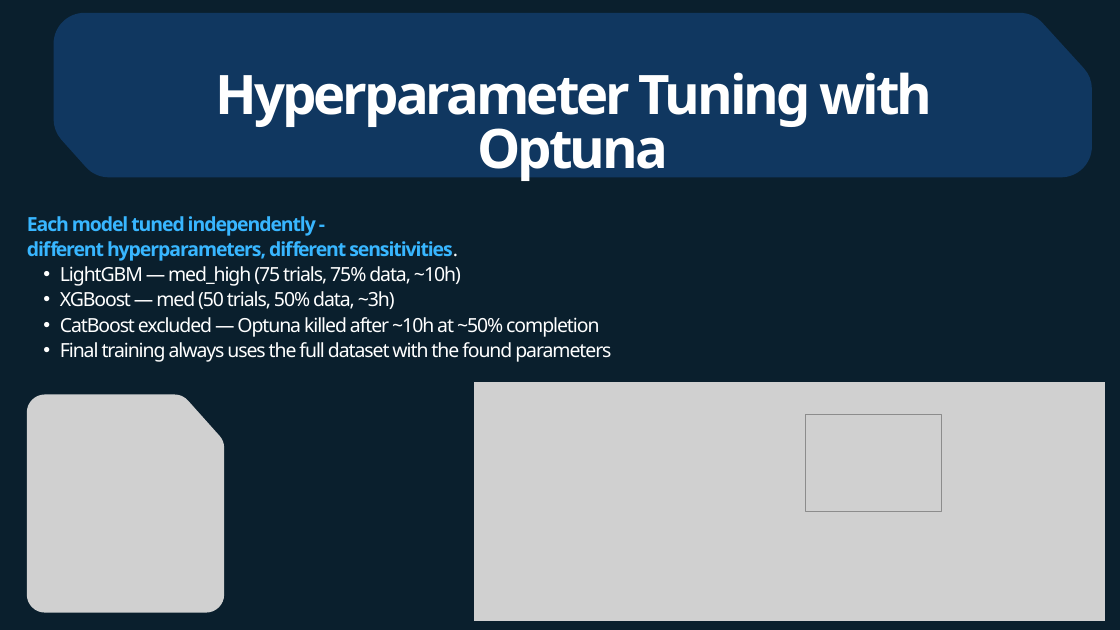
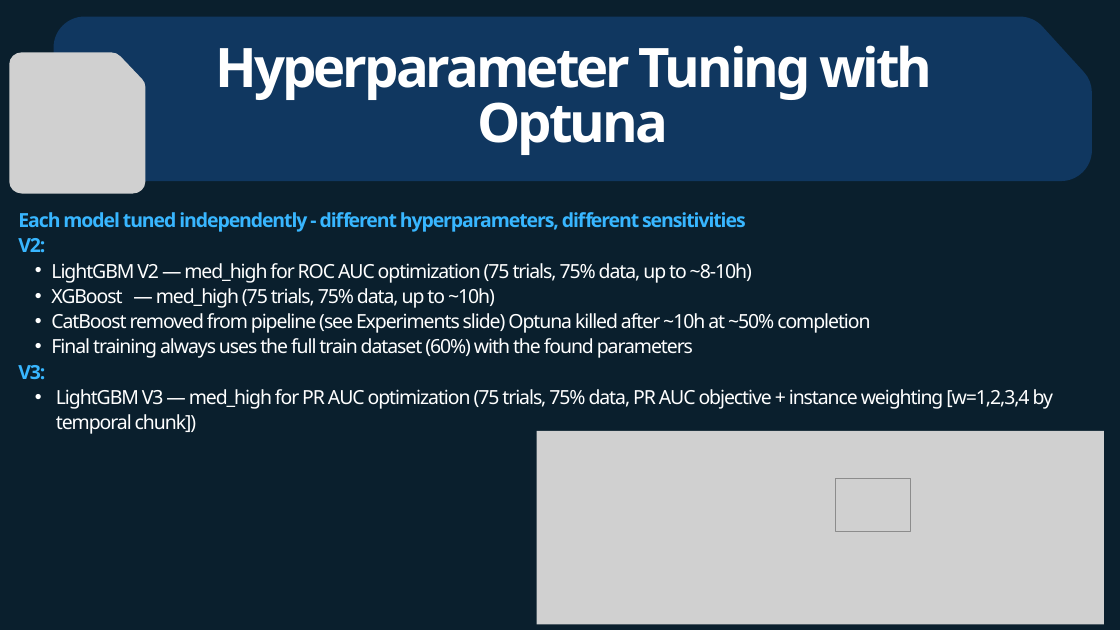
Before and after one commit to irishask/ML_Fraud_detection, a slide deck: slide 10 of IrenaSK- Fraud Detection -Final Project.pptx. Drawn at 1120x630 pixels with LibreOffice and Linux fonts; fonts in the diff are those of the drawing; grey boxes stand for pictures. Boxes give left, top, right and bottom in pixels: in the first picture for what was removed or moved away, otherwise in the second. Text is boxed around its words. In the diff, an @@ line names an element or a change of style, - is before the commit and + after.

```diff
--- a/IrenaSK- Fraud Detection -Final Project.pptx
+++ b/IrenaSK- Fraud Detection -Final Project.pptx
@@ freeform shape: place and size @@
-freeform shape at (54, 13, 1092, 178)
+freeform shape at (54, 17, 1092, 181)
@@ picture: place and size @@
-picture at (27, 394, 224, 613)
+picture at (10, 52, 146, 193)
@@ text "Hyperparameter Tuning with Optuna": place and size @@
-text "Hyperparameter Tuning with Optuna" at (216, 72, 933, 182)
+text "Hyperparameter Tuning with Optuna" at (216, 45, 933, 155)
@@ text at (18, 212, 1053, 434): text changed @@
-Each model tuned independently -
-different hyperparameters, different sensitivities.
-  • LightGBM — med_high (75 trials, 75% data, ~10h)
-  • XGBoost — med (50 trials, 50% data, ~3h)
-  • CatBoost excluded — Optuna killed after ~10h at ~50% completion
-  • Final training always uses the full dataset with the found parameters
+Each model tuned independently - different hyperparameters, different sensitivities
+V2:
+  • LightGBM V2 — med_high for ROC AUC optimization (75 trials, 75% data, up to ~8-10h)
+  • XGBoost — med_high (75 trials, 75% data, up to ~10h)
+  • CatBoost removed from pipeline (see Experiments slide) Optuna killed after ~10h at ~50% completion
+  • Final training always uses the full train dataset (60%) with the found parameters
+  V3:
+  • LightGBM V3 — med_high for PR AUC optimization (75 trials, 75% data, PR AUC objective + instance weighting [w=1,2,3,4 by temporal chunk])
@@ picture: place and size @@
-picture at (474, 382, 1105, 620)
+picture at (536, 431, 1104, 625)
@@ picture: place and size @@
-picture at (805, 414, 942, 511)
+picture at (836, 478, 910, 531)
```
Also in this commit, not shown: 8 other slides changed, 2 slides added, 2 slides removed.
